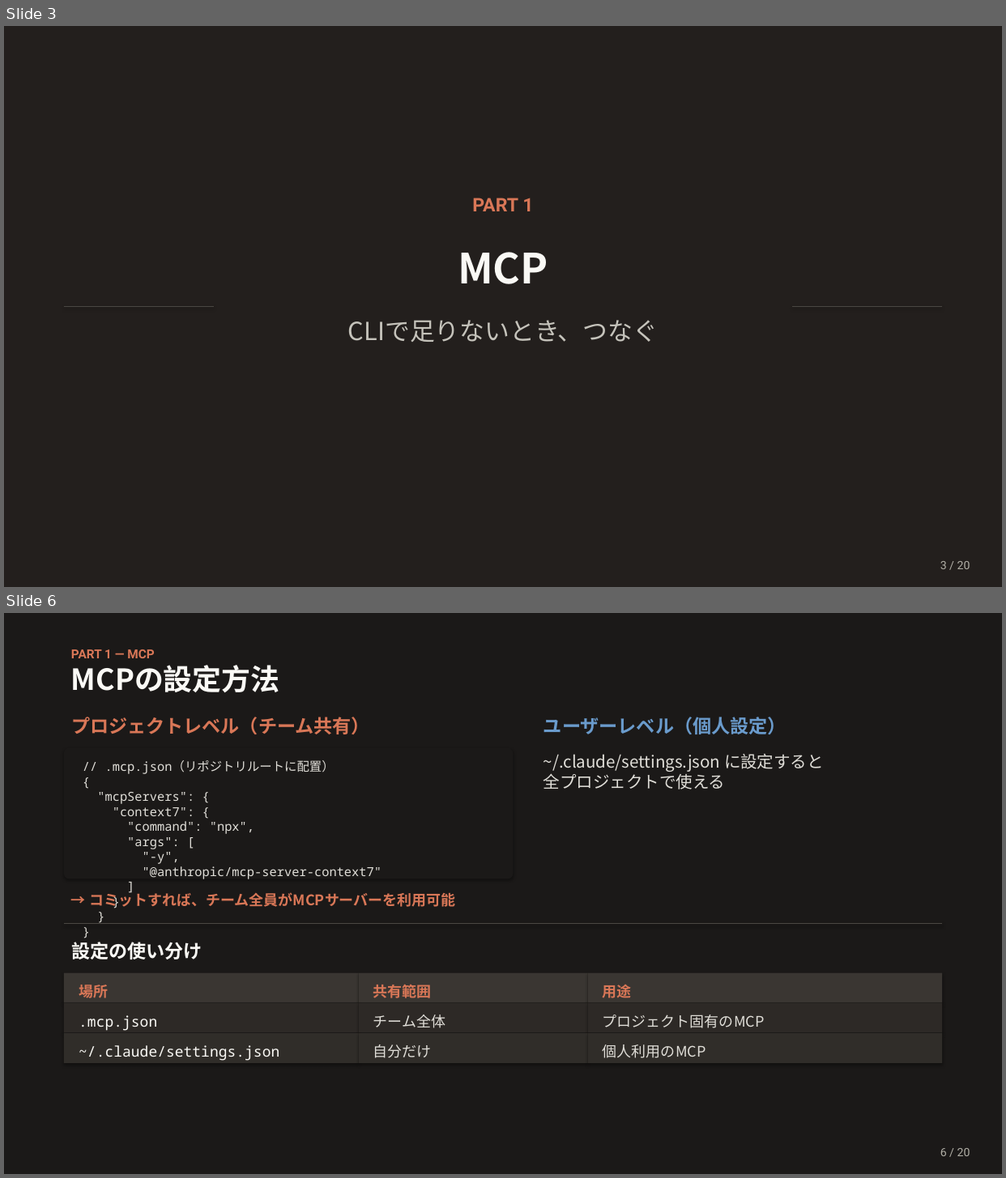
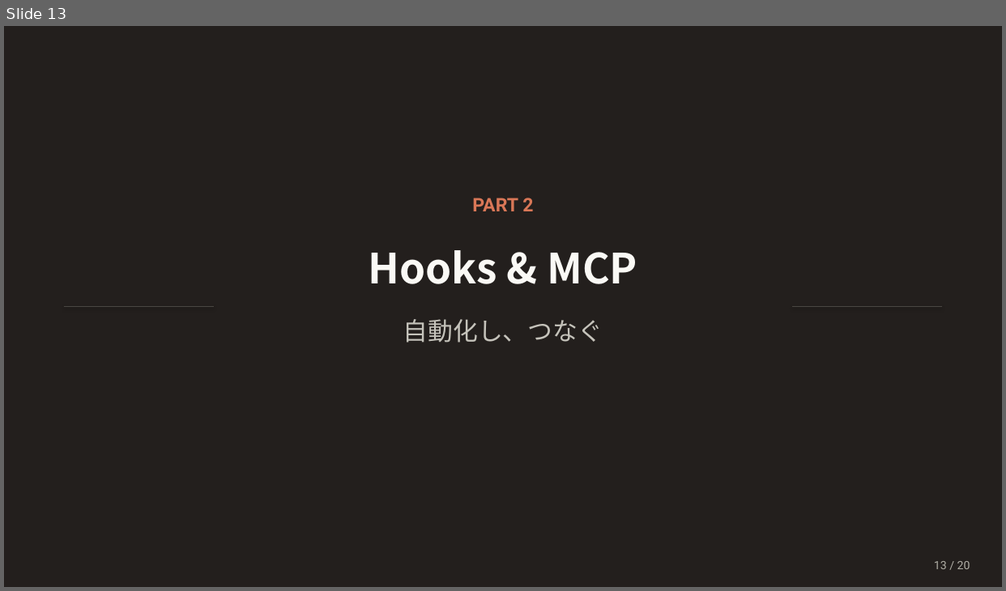
Before and after one commit to Ischca/zenn, a slide deck: slides/Claude_session3.pptx. Shown one above the other, each under a label of ours: slides 3 and 6 before the commit, slide 13 after it; the slides between them are not shown. The pictures are 1006x1178 and 1006x591 pixels, drawn with LibreOffice and Linux fonts; fonts in the diff are those of the drawing. Boxes give left, top, right and bottom in pixels: in the first picture for what was removed or moved away, otherwise in the second. Text is boxed around its words. In the diff, an @@ line names an element or a change of style, - is before the commit and + after.

```diff
--- a/slides/Claude_session3.pptx
+++ b/slides/Claude_session3.pptx
@@ slide 6 removed at [4,613,1002,1174], background #1B1918 @@
@@ text removed at [71,649,154,658] @@
-PART 1 — MCP
@@ text removed at [71,665,280,692] @@
-MCPの設定方法
@@ text removed at [71,717,370,735] @@
-プロジェクトレベル（チーム共有）
@@ text removed at [543,717,786,735] @@
-ユーザーレベル（個人設定）
@@ rounded rectangle removed at [64,747,513,879] @@
@@ text removed at [543,754,824,790] @@
-~/.claude/settings.json に設定すると
-全プロジェクトで使える
@@ text removed at [97,760,381,879] @@
-// .mcp.json（リポジトリルートに配置）
-{
-"mcpServers": {
-"context7": {
-"command": "npx",
-"args": [
-"-y",
-"@anthropic/mcp-server-context7"
-]
-}
-}
-}
@@ text removed at [89,890,456,909] @@
-→ コミットすれば、チーム全員がMCPサーバーを利用可能
@@ line removed from (64, 924) to (942, 924) @@
@@ text removed at [71,942,202,960] @@
-設定の使い分け
@@ rectangle removed at [64,973,359,1003] @@
@@ rectangle removed at [359,973,588,1003] @@
@@ rectangle removed at [588,973,942,1003] @@
@@ text removed at [79,985,108,999] @@
-場所
@@ text removed at [373,984,432,999] @@
-共有範囲
@@ text removed at [603,985,632,999] @@
-用途
@@ rectangle removed at [64,1003,359,1033] @@
@@ text removed at [79,1016,157,1031] @@
-.mcp.json
@@ rectangle removed at [359,1003,588,1033] @@
@@ text removed at [373,1015,445,1029] @@
-チーム全体
@@ rectangle removed at [588,1003,942,1033] @@
@@ text removed at [603,1015,765,1029] @@
-プロジェクト固有のMCP
@@ rectangle removed at [64,1033,359,1063] @@
@@ text removed at [79,1046,279,1061] @@
-~/.claude/settings.json
@@ rectangle removed at [359,1033,588,1063] @@
@@ text removed at [373,1045,432,1059] @@
-自分だけ
@@ rectangle removed at [588,1033,942,1063] @@
@@ text removed at [603,1045,706,1059] @@
-個人利用のMCP
@@ text removed at [940,1148,970,1157] @@
-6 / 20
@@ what was slide 3 is now slide 13 @@
@@ slide 13 changed as well @@
@@ text at [472,198,533,211]: text changed @@
-PART 1
+PART 2
@@ text at [368,250,638,284]: text changed @@
-MCP
+Hooks & MCP
@@ text at [403,319,603,343]: text changed @@
-CLIで足りないとき、つなぐ
+自動化し、つなぐ
@@ text at [934,561,970,570]: text changed @@
-3 / 20
+13 / 20
```
Also in this commit, not shown: 11 other slides changed, 8 slides added, 7 other slides removed, 1 other file.
